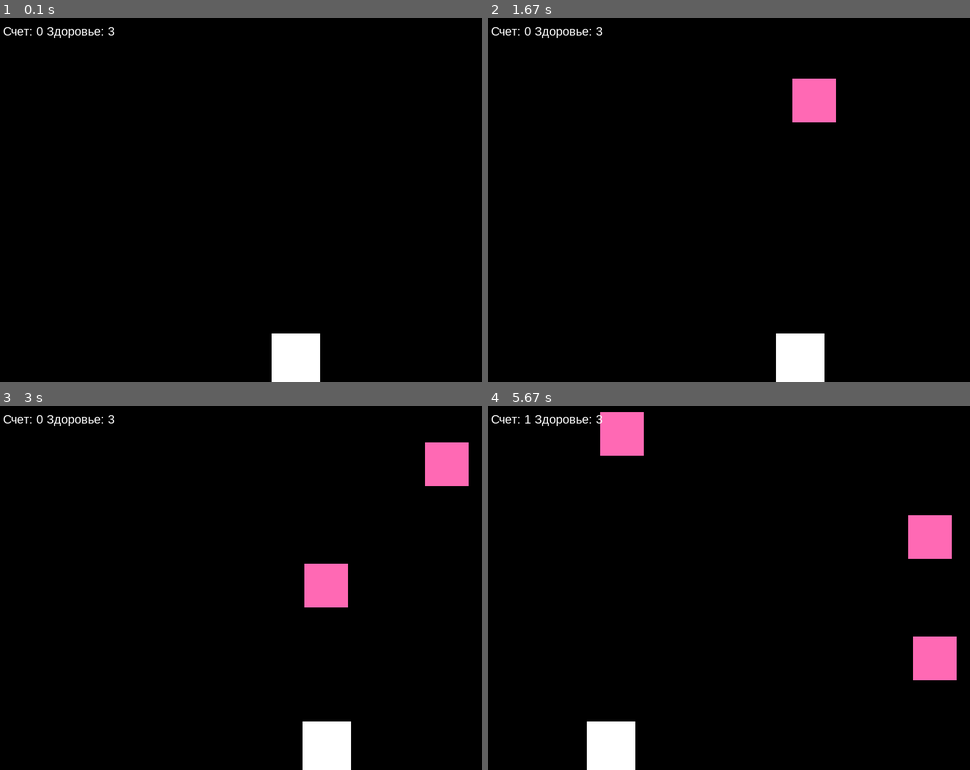
Above: before the commit, frames 1-4 (two rows, left to right).
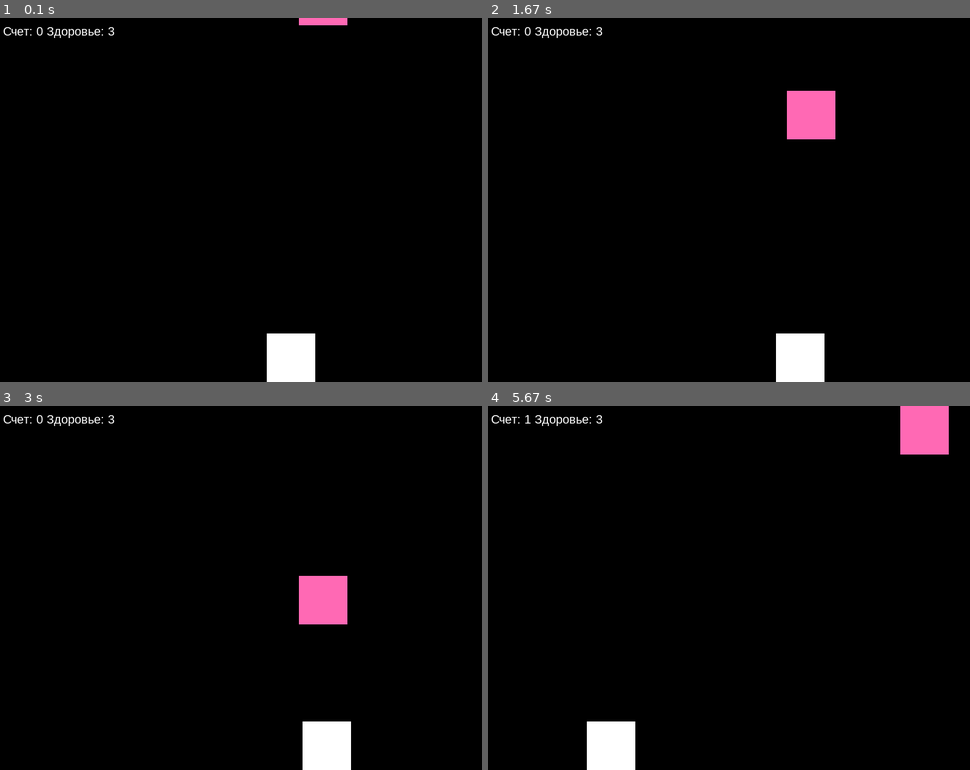
Above: after the commit, the same moments.

Repository: SlavaTatanov/Christmas-game-on-PyGame
Game: pygame game, started from main.py
Same seed, same stepped clock (60 frames per second), same inputs: the game is played once before the commit and once after it.
Inputs:
- Up to frame 1 (0.1 s): no input
- Up to frame 2 (1.67 s): hold Right 0.33-0.8 s; hold Right 0.83-1.3 s; hold Left from 1.33 s (still down)
- Up to frame 3 (3 s): release Left at 1.87 s; hold Left 1.9-2.3 s; hold Right 2.33-2.97 s
- Up to frame 4 (5.67 s): hold Left 3-3.47 s; hold Right 3.5-3.97 s; hold Right 4-4.47 s; hold Left 4.5-5.03 s; hold Left 5.07-5.47 s; hold Right from 5.5 s (still down)

The runs differ from the first frame. In frame 1, 0.5% of the frame differs, in the area x 55-73%, y 0-100%; in frame 2, 0.9%; in frame 3, 2.0%; in frame 4, 4.6%, in the area x 23-98%, y 0-76%.

Commit message:
new class

Diff:
--- a/data/game_objects.py
+++ b/data/game_objects.py
@@ -3,20 +3,29 @@
 import pygame as pg
 
 
-class Gift:
+class GameObject:
+    """
+    Из него создается игрок, и он родительский для подарка
+    """
+    def __init__(self, y, color, size=0.1):
+        self.size = size * cf.W
+        self.color = color
+        self.srf = pg.Surface((self.size, self.size))
+        self.rect = self.srf.get_rect(topleft=(int(rd.randint(1, cf.W - self.size)), int(y - self.size)))
+
+    def render(self, srf):
+        srf.blit(self.srf, self.rect)
+        self.srf.fill(self.color)
+
+
+class Gift(GameObject):
     """
     Класс 'Подарок', предметы, которые предстоит ловить игроку. Имеет координаты, размер и методы когда игрок поймал
     предмет или предмет упал на землю
     """
-    SIZE = 0.09 * cf.W
-
-    def __init__(self, y):
-        self.srf = pg.Surface((Gift.SIZE, Gift.SIZE))
-        self.rect = self.srf.get_rect(topleft=(int(rd.randint(1, cf.W - Gift.SIZE)), y))
-
     def move_up(self):
-        self.rect.x = int(rd.randint(1, cf.W - Gift.SIZE))
-        self.rect.y = int(0 - Gift.SIZE*1.5)
+        self.rect.x = int(rd.randint(1, cf.W - self.size))
+        self.rect.y = int(cf.H - cf.H*1.5)
 
     def catch(self, info):
         Gift.move_up(self)
@@ -25,14 +34,3 @@
     def crash(self, info):
         Gift.move_up(self)
         info['health'] -= 1
-
-
-class Player:
-    """
-    Класс игрока
-    """
-    SIZE = 0.1 * cf.W
-
-    def __init__(self):
-        self.srf = pg.Surface((Player.SIZE, Player.SIZE))
-        self.rect = self.srf.get_rect(topleft=(int(rd.randint(1, cf.W - Player.SIZE)), int(cf.H - Player.SIZE)))
--- a/game_info.py
+++ b/game_info.py
@@ -1,20 +1,15 @@
 import data.game_objects as g_ob
+import config as cf
 
 # Данные перенести в main, файл сделать game tools, где просто набор инструментов для наполнения
-player = []  # Игрок
 
 
-def gifts_create():
+def gifts_create(col=3, interval=600):
     res = []
-    gift_1 = g_ob.Gift(-100)
-    res.append(gift_1)
-    gift_2 = g_ob.Gift(-300)
-    res.append(gift_2)
-    gift_3 = g_ob.Gift(-500)
-    res.append(gift_3)
+    start_pos = interval
+    for i in range(col):
+        gift_y = start_pos - interval
+        start_pos = gift_y
+        gift = g_ob.Gift(gift_y, cf.color['HotPink'])
+        res.append(gift)
     return res
-
-
-def player_create():
-    current_player = g_ob.Player()
-    player.append(current_player)
--- a/main.py
+++ b/main.py
@@ -1,9 +1,9 @@
 import pygame
 import config
 import game_info as gi
+import data.game_objects as g_ob
 
 pygame.init()
-gi.player_create()
 
 base_surface = pygame.display.set_mode((config.W, config.H))
 pygame.display.set_caption(config.game_name)
@@ -34,6 +34,7 @@
     user_status = {'score': 0, 'health': 3, 'gift_speed': 2, 'player_speed': 12, 'rank': 10}
     gifts = gi.gifts_create()
     length_gifts = len(gifts)
+    player = g_ob.GameObject(config.H, config.color['White'])
     while True:
         keys = pygame.key.get_pressed()  # Отслеживает нажатые клавиши
         for event in pygame.event.get():
@@ -68,15 +69,15 @@
 
         # Данный блок отвечает за движения игрока и блокирует его движение за пределы экрана
         if move_direction['LEFT']:
-            if gi.player[0].rect.x > 0:
-                gi.player[0].rect.x -= user_status['player_speed']
+            if player.rect.x > 0:
+                player.rect.x -= user_status['player_speed']
             else:
-                gi.player[0].rect.x = 0
+                player.rect.x = 0
         if move_direction['RIGHT']:
-            if gi.player[0].rect.x < (config.W - gi.player[0].SIZE):
-                gi.player[0].rect.x += user_status['player_speed']
+            if player.rect.x < (config.W - player.size):
+                player.rect.x += user_status['player_speed']
             else:
-                gi.player[0].rect.x = config.W - gi.player[0].SIZE
+                player.rect.x = config.W - player.size
 
         # Отслеживание подарка
         for i in range(length_gifts):
@@ -84,7 +85,7 @@
             if gifts[i].rect.y > config.H:
                 gifts[i].crash(user_status)
             # Проверка поимки подарка игроком
-            if pygame.Rect.colliderect(gifts[i].rect, gi.player[0].rect):
+            if pygame.Rect.colliderect(gifts[i].rect, player.rect):
                 gifts[i].catch(user_status)
 
         # Падение подарка
@@ -101,12 +102,10 @@
         # Отрисовка объектов
         base_surface.fill(config.color['Black'])  # Постоянно закрашивает фон
         # Игрок
-        base_surface.blit(gi.player[0].srf, gi.player[0].rect)  # Отрисовка поверхности игрока
-        gi.player[0].srf.fill(config.color['White'])
+        player.render(base_surface)
         # Подарки
         for i in range(length_gifts):
-            base_surface.blit(gifts[i].srf, gifts[i].rect)
-            gifts[i].srf.fill(config.color['HotPink'])
+            gifts[i].render(base_surface)
         # Отрисовка счета
         score = pygame.font.SysFont('arial', 20)
         tab_srf = score.render(f'Счет: {user_status["score"]} Здоровье: {user_status["health"]}',
